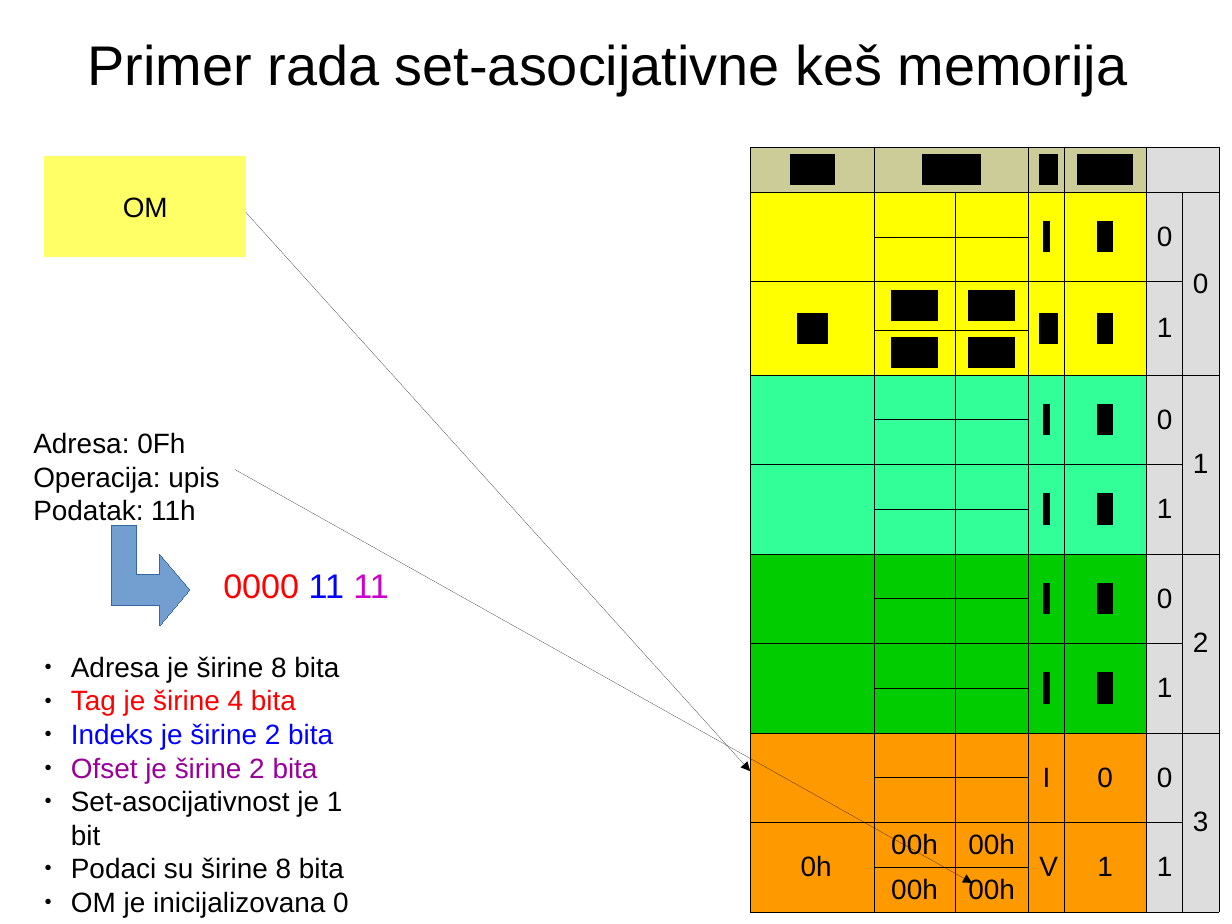
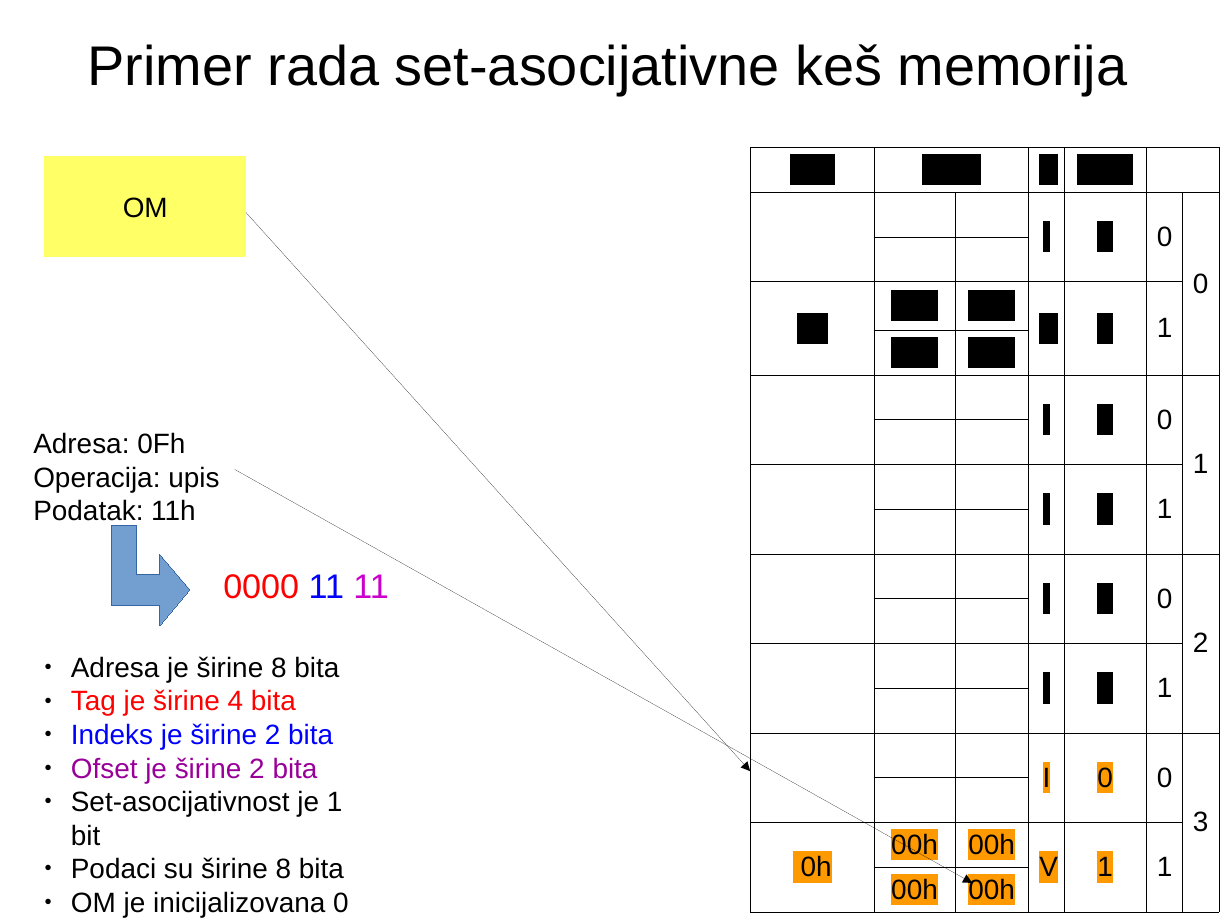
Before and after one commit to jovan-djukic/bachelorThesis, a slide deck: slide 8 of documentation/presentation/BachelorThesis.odp. Drawn at 1232x924 pixels with LibreOffice and Linux fonts; fonts in the diff are those of the drawing. Boxes give left, top, right and bottom in pixels: in the first picture for what was removed or moved away, otherwise in the second. Text is boxed around its words. In the diff, an @@ line names an element or a change of style, - is before the commit and + after.

```diff
--- a/documentation/presentation/BachelorThesis.odp
+++ b/documentation/presentation/BachelorThesis.odp
@@ table at [750,148,1219,908] @@
@@ fill #CCCC99 to none in 4 cells @@
@@ fill #DDDDDD to none in 13 cells @@
@@ fill #FFFF00 to none in 10 cells @@
@@ fill #33FF99 to none in 6 cells @@
@@ fill #00CC00 to none in 6 cells @@
@@ fill #FF9900 to none in 10 cells @@
```
Also in this commit, not shown: 16 other slides changed, 7 other files.
